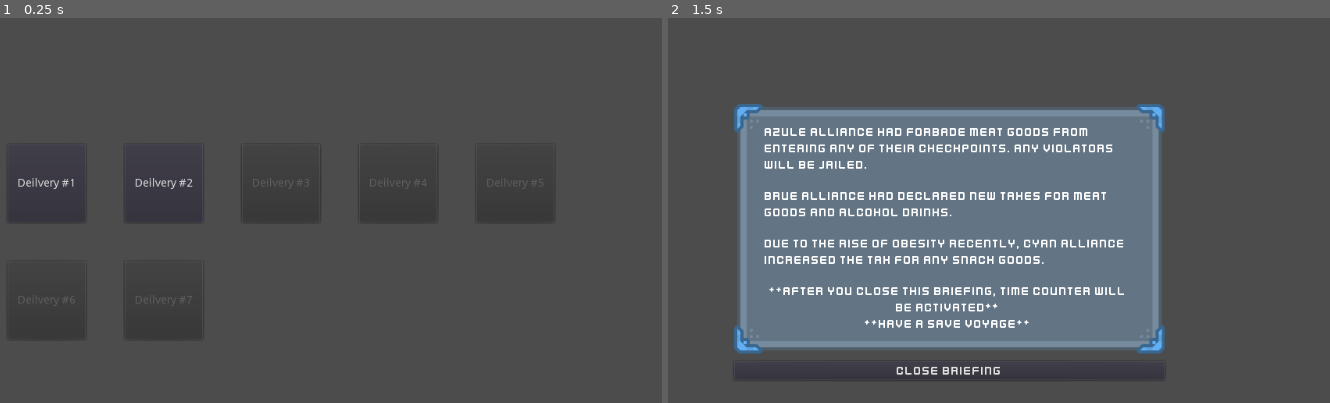
Above: before the commit, frames 1-2 (left to right).
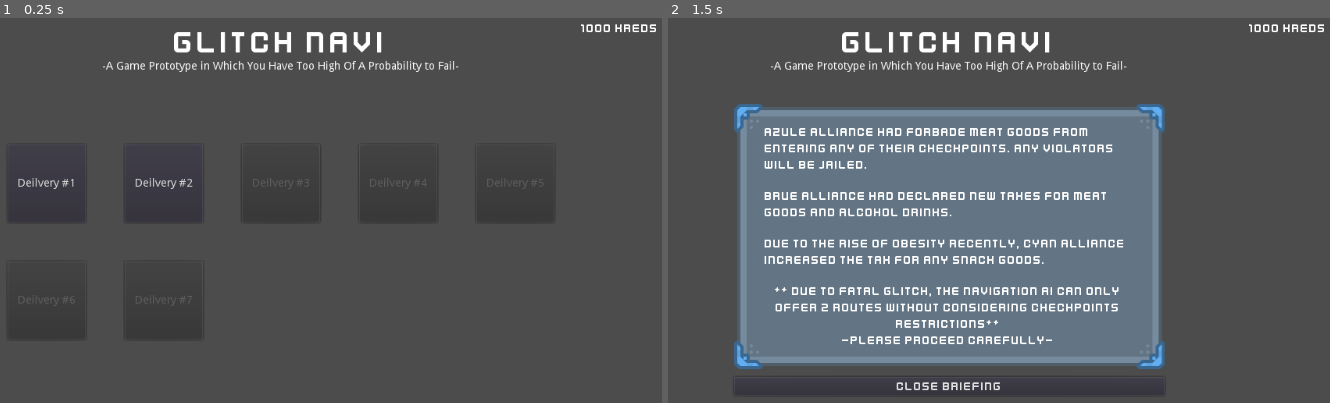
Above: after the commit, the same moments.

Repository: juunishimaster/godot-wild-jam-10
Game: Godot game, scene res://GameplayScene.tscn
Two runs of this game, one before a commit and one after it. Both use one fixed random seed, a clock stepped at 60 frames per second and the inputs below. Before the commit the project has no main scene; this scene is started directly in both runs.
Inputs:
- Up to frame 1 (0.25 s): no input
- Up to frame 2 (1.5 s): click "Deilvery #1" at 0.5 s; tap Enter at 1.25 s

The runs differ from the first frame. In frame 1, 1.5% of the frame differs, in the area x 15-100%, y 1-15%; in frame 2, 8.1%, in the area x 9-100%, y 1-98%.

Commit message:
+ Add dashboard notes + Change the way to show/hide UI

Diff:
--- a/BriefingNews.gd
+++ b/BriefingNews.gd
@@ -15,6 +15,5 @@
 
 
 func _on_CloseBriefingButton_pressed():
-	self.hide()
 	emit_signal("brief_closed")
 	pass # Replace with function body.
--- a/BriefingNews.tscn
+++ b/BriefingNews.tscn
@@ -21,8 +21,8 @@
 
 [node name="NewsPanel" type="NinePatchRect" parent="."]
 margin_right = 551.43
-margin_bottom = 320.0
-rect_min_size = Vector2( 551.43, 320 )
+margin_bottom = 340.0
+rect_min_size = Vector2( 551.43, 340 )
 texture = ExtResource( 2 )
 region_rect = Rect2( 0, 0, 128, 128 )
 patch_margin_left = 36
@@ -67,17 +67,17 @@
 [node name="Warning" type="Label" parent="NewsPanel/NewsContainer"]
 margin_top = 204.0
 margin_right = 470.0
-margin_bottom = 264.0
+margin_bottom = 285.0
 custom_fonts/font = SubResource( 2 )
-text = "**AFTER YOU CLOSE THIS BRIEFING, TIME COUNTER WILL BE ACTIVATED**
-**HAVE A SAVE VOYAGE**"
+text = "** DUE TO FATAL GLITCH, THE NAVIGATION AI CAN ONLY OFFER 2 ROUTES WITHOUT CONSIDERING CHECKPOINTS RESTRICTIONS**
+-PLEASE PROCEED CAREFULLY-"
 align = 1
 autowrap = true
 
 [node name="CloseBriefingButton" type="Button" parent="."]
-margin_top = 330.0
+margin_top = 350.0
 margin_right = 551.0
-margin_bottom = 354.0
+margin_bottom = 374.0
 custom_fonts/font = SubResource( 3 )
 text = "Close Briefing"
 
--- /dev/null
+++ b/DashboardNotes.tscn
@@ -0,0 +1,35 @@
+[gd_scene load_steps=4 format=2]
+
+[ext_resource path="res://art/panel_boltsBlue.png" type="Texture" id=1]
+[ext_resource path="res://font/Kenney Future Narrow.ttf" type="DynamicFontData" id=2]
+
+[sub_resource type="DynamicFont" id=1]
+font_data = ExtResource( 2 )
+
+[node name="DashboardNotes" type="NinePatchRect"]
+margin_left = 756.0
+margin_top = 378.948
+margin_right = 996.0
+margin_bottom = 580.948
+texture = ExtResource( 1 )
+region_rect = Rect2( 0, 0, 128, 128 )
+patch_margin_left = 36
+patch_margin_top = 36
+patch_margin_right = 36
+patch_margin_bottom = 36
+__meta__ = {
+"_edit_group_": true
+}
+
+[node name="Label" type="Label" parent="."]
+anchor_left = 0.5
+anchor_right = 0.5
+anchor_bottom = 1.0
+margin_left = -84.0
+margin_top = 39.0
+margin_right = 81.0
+margin_bottom = -38.0
+custom_fonts/font = SubResource( 1 )
+text = "DELIVERY LIST:
+- Popcorn (snack)
+- Bacon (meat)"
--- a/EndLevel.gd
+++ b/EndLevel.gd
@@ -18,17 +18,19 @@
 
 
 func _on_ClosePanelButton_pressed():
-	self.hide()
-	if state == "clear":
-		print("Next level")
-	else:
-		print("Back to level selection")
+	emit_signal("level_select")
+
+	#if state == "clear":
+	#	print("Next level")
+	#	emit_signal("next_level")
+	#else:
+	#	print("Back to level selection")
+	#	emit_signal("level_select")
 	pass # Replace with function body.
 
 
 func _on_GameplayScene_stage_failed(why):
 	state = why
-	self.show()
 
 	if state == "tax":
 		$NewsPanel/EndLevelText.text = "*Delivery Failed*\n\nYou've been jailed for failing to pay taxes"
@@ -40,5 +42,5 @@
 
 func _on_GameplayScene_stage_cleared():
 	state = "clear"
-
+	$NewsPanel/EndLevelText.text = "*Delivery Succeed*\n\nCongratulations!"
 	pass # Replace with function body.
--- a/GameplayScene.gd
+++ b/GameplayScene.gd
@@ -14,7 +14,7 @@
 var available_routes = ["a", "b", "c"]
 var route_counter = 0
 var total_routes = 0
-var curr_money = 100
+var curr_money = 1000
 
 signal stage_failed(why)
 signal stage_cleared
@@ -34,6 +34,8 @@
 	$BriefingNews.hide()
 	$RouteChoice.hide()
 	$EndLevel.hide()
+	$DashboardNotes.hide()
+	$DashboardNotes2.hide()
 
 # Called every frame. 'delta' is the elapsed time since the previous frame.
 #func _process(delta):
@@ -107,20 +109,35 @@
 	if curr_money > t:
 		curr_money -= t
 		print("Paid " + str(t) + " for taxes")
+		#Update KredsLabel
+		$KredsLabel.text = str(curr_money) + " Kreds"
+		#Next route or end level
+		if route_counter == total_routes:
+			delivery_succeed()
+		else:
+			randomize_route()
 	else:
 		print("Failed to pay tax")
 		delivery_failed("tax")
 	pass
 
 func delivery_failed(w):
+	$DashboardNotes.hide()
+	$DashboardNotes2.hide()
+	$EndLevel.show()
 	emit_signal("stage_failed", w)
 	pass
 
 func delivery_succeed():
+	$DashboardNotes.hide()
+	$DashboardNotes2.hide()
+	$EndLevel.show()
 	emit_signal("stage_cleared")
 	pass
 
 func _on_LevelSelection_load_level(lv):
+	$LevelSelection.hide()
+
 	#Show and assign news
 	$BriefingNews.show()
 
@@ -143,16 +160,64 @@
 
 func _on_BriefingNews_brief_closed():
 	print("Game start")
-	if restriction_a[0]["passable"] == "true":
-		print(restriction_a[0]["goods"] + " is passable")
-	else:
-		print(restriction_a[0]["goods"] + " is not passable")
-	#start the timer
+	$BriefingNews.hide()
+
+	#Restart the Kreds
+	curr_money = 1000
+	$KredsLabel.text = str(curr_money) + " Kreds"
+
+	#Restart the route counter
+	route_counter = 0
+
+	#Set the dashboard delivery notes
+	$DashboardNotes.show()
+	var delivery_text = "Delivery List:\n"
+
+	for d in range(delivery_goods.size()):
+		delivery_text += "- " + delivery_goods[d]["name"] + " (" + delivery_goods[d]["type"] + ")\n"
+
+	$DashboardNotes/Label.text = delivery_text
+
+	#Set the dashboard checkpoint notes
+	$DashboardNotes2.show()
+	var checkpoint_text
+
+	#Checkpoint A
+	checkpoint_text = "Azule Checkpoints:\n"
+	for a in range(restriction_a.size()):
+		if restriction_a[a]["passable"] == "false":
+			checkpoint_text += "- No " + restriction_a[a]["goods"] + "\n"
+		else:
+			checkpoint_text += "- " + restriction_a[a]["goods"] + " " + str(restriction_a[a]["tax"]) + " Kreds" + "\n"
+
+	#Checkpoint B
+	checkpoint_text += "\nBrue Checkpoints:\n"
+	for b in range(restriction_b.size()):
+		if restriction_b[b]["passable"] == "false":
+			checkpoint_text += "- No " + restriction_b[b]["goods"] + "\n"
+		else:
+			checkpoint_text += "- " + restriction_b[b]["goods"] + " " + str(restriction_b[b]["tax"]) + " Kreds" + "\n"
+
+	#Checkpoint C
+	checkpoint_text += "\nCyan Checkpoints:\n"
+	for c in range(restriction_c.size()):
+		if restriction_c[c]["passable"] == "false":
+			checkpoint_text += "- No " + restriction_c[c]["goods"] + "\n"
+		else:
+			checkpoint_text += "- " + restriction_c[c]["goods"] + " " + str(restriction_c[c]["tax"]) + " Kreds" + "\n"
+
+	$DashboardNotes2/Label.text = checkpoint_text
 
 	randomize_route()
 
 
 func _on_RouteChoice_route_selected(r):
+	$RouteChoice.hide()
 	route_counter += 1
 	check_restriction(r)
+
+
+func _on_EndLevel_level_select():
+	$EndLevel.hide()
+	$LevelSelection.show()
 	pass # Replace with function body.
--- a/GameplayScene.tscn
+++ b/GameplayScene.tscn
@@ -1,10 +1,19 @@
-[gd_scene load_steps=6 format=2]
+[gd_scene load_steps=10 format=2]
 
 [ext_resource path="res://GameplayScene.gd" type="Script" id=1]
 [ext_resource path="res://LevelSelection.tscn" type="PackedScene" id=2]
 [ext_resource path="res://BriefingNews.tscn" type="PackedScene" id=3]
 [ext_resource path="res://RouteChoice.tscn" type="PackedScene" id=4]
 [ext_resource path="res://EndLevel.tscn" type="PackedScene" id=5]
+[ext_resource path="res://DashboardNotes.tscn" type="PackedScene" id=6]
+[ext_resource path="res://font/Kenney Future Narrow.ttf" type="DynamicFontData" id=7]
+
+[sub_resource type="DynamicFont" id=1]
+font_data = ExtResource( 7 )
+
+[sub_resource type="DynamicFont" id=2]
+size = 42
+font_data = ExtResource( 7 )
 
 [node name="GameplayScene" type="Node"]
 script = ExtResource( 1 )
@@ -35,9 +44,9 @@
 anchor_right = 0.5
 anchor_bottom = 0.5
 margin_left = -258.5
-margin_top = -88.0
+margin_top = -134.654
 margin_right = 258.5
-margin_bottom = 88.0
+margin_bottom = 41.3459
 
 [node name="EndLevel" parent="." instance=ExtResource( 5 )]
 anchor_left = 0.5
@@ -49,8 +58,44 @@
 margin_right = 275.5
 margin_bottom = 117.0
 
+[node name="DashboardNotes" parent="." instance=ExtResource( 6 )]
+
+[node name="DashboardNotes2" parent="." instance=ExtResource( 6 )]
+margin_left = 42.1934
+margin_top = 282.141
+margin_right = 282.193
+margin_bottom = 582.141
+
+[node name="KredsLabel" type="Label" parent="."]
+margin_left = 896.182
+margin_top = 17.1475
+margin_right = 995.182
+margin_bottom = 35.1475
+custom_fonts/font = SubResource( 1 )
+text = "1000 Kreds"
+
+[node name="TitleLabel" type="Label" parent="."]
+anchor_left = 0.5
+anchor_right = 0.5
+margin_left = -137.0
+margin_top = 20.0
+margin_right = 137.0
+margin_bottom = 48.0
+custom_fonts/font = SubResource( 2 )
+text = "Glitch Navi"
+
+[node name="Label" type="Label" parent="TitleLabel"]
+anchor_left = 0.5
+anchor_top = 1.0
+anchor_right = 0.5
+anchor_bottom = 1.0
+margin_left = -228.5
+margin_right = 228.5
+text = "-A Game Prototype in Which You Have Too High Of A Probability to Fail-"
+
 [connection signal="stage_cleared" from="." to="EndLevel" method="_on_GameplayScene_stage_cleared"]
 [connection signal="stage_failed" from="." to="EndLevel" method="_on_GameplayScene_stage_failed"]
 [connection signal="load_level" from="LevelSelection" to="." method="_on_LevelSelection_load_level"]
 [connection signal="brief_closed" from="BriefingNews" to="." method="_on_BriefingNews_brief_closed"]
 [connection signal="route_selected" from="RouteChoice" to="." method="_on_RouteChoice_route_selected"]
+[connection signal="level_select" from="EndLevel" to="." method="_on_EndLevel_level_select"]
--- a/LevelSelection.gd
+++ b/LevelSelection.gd
@@ -21,5 +21,3 @@
 	print("Load level-" + str(lv))
 	#emit signal of level data
 	emit_signal("load_level", lv)
-	self.hide()
-	#hide this level selection
--- a/MainHUD.tscn
+++ b/MainHUD.tscn
@@ -1,9 +1,15 @@
-[gd_scene load_steps=5 format=2]
+[gd_scene load_steps=9 format=2]
 
 [ext_resource path="res://FuelMeter.tscn" type="PackedScene" id=1]
 [ext_resource path="res://RouteChoice.tscn" type="PackedScene" id=2]
 [ext_resource path="res://LevelSelection.tscn" type="PackedScene" id=3]
 [ext_resource path="res://BriefingNews.tscn" type="PackedScene" id=4]
+[ext_resource path="res://DashboardNotes.tscn" type="PackedScene" id=5]
+[ext_resource path="res://art/panel_boltsBlue.png" type="Texture" id=6]
+[ext_resource path="res://font/Kenney Future Narrow.ttf" type="DynamicFontData" id=7]
+
+[sub_resource type="DynamicFont" id=1]
+font_data = ExtResource( 7 )
 
 [node name="CanvasLayer" type="CanvasLayer"]
 
@@ -48,3 +54,40 @@
 margin_bottom = 249.265
 
 [node name="BriefingNews" parent="." instance=ExtResource( 4 )]
+
+[node name="DashboardNotes" parent="." instance=ExtResource( 5 )]
+
+[node name="PanelWithLabel2" type="NinePatchRect" parent="."]
+margin_left = 34.4824
+margin_top = 286.768
+margin_right = 274.482
+margin_bottom = 586.768
+texture = ExtResource( 6 )
+region_rect = Rect2( 0, 0, 128, 128 )
+patch_margin_left = 36
+patch_margin_top = 36
+patch_margin_right = 36
+patch_margin_bottom = 36
+__meta__ = {
+"_edit_group_": true
+}
+
+[node name="Label" type="Label" parent="PanelWithLabel2"]
+anchor_left = 0.5
+anchor_right = 0.5
+anchor_bottom = 1.0
+margin_left = -88.0
+margin_top = 19.0
+margin_right = 89.0
+margin_bottom = -20.0
+custom_fonts/font = SubResource( 1 )
+text = "Azule Checkpoints:
+- No Meat
+- Fruit 50 Kreds
+
+Brue Checkpoints:
+- Meat 25 Kreds
+- Alcohol 10 Kreds
+
+Cyan Checkpoints:
+- Snack 100 Kreds"
--- a/RouteChoice.gd
+++ b/RouteChoice.gd
@@ -25,7 +25,6 @@
 
 func select_route(r):
 	emit_signal("route_selected", r)
-	self.hide()
 
 func _on_ChoiceButtonA_pressed():
 	select_route(choice_a)
--- a/project.godot
+++ b/project.godot
@@ -16,6 +16,7 @@
 [application]
 
 config/name="Godot Wild Jam 10"
+run/main_scene="res://GameplayScene.tscn"
 config/icon="res://icon.png"
 
 [rendering]
Not shown: 3 places in EndLevel.tscn that only renumber resources
Not shown, added: export_presets.cfg
